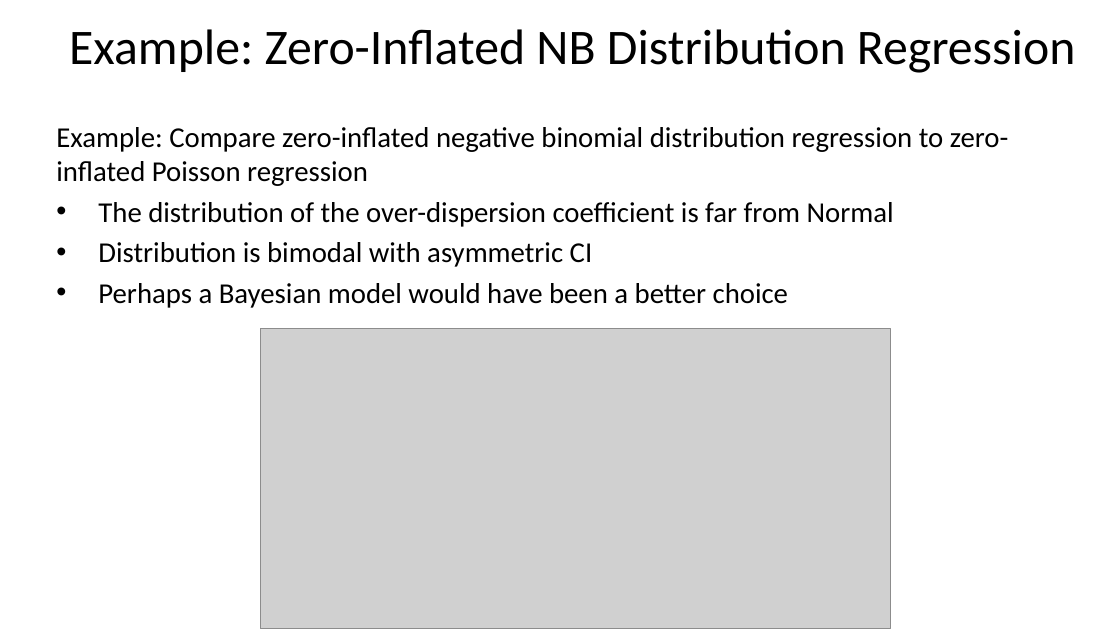
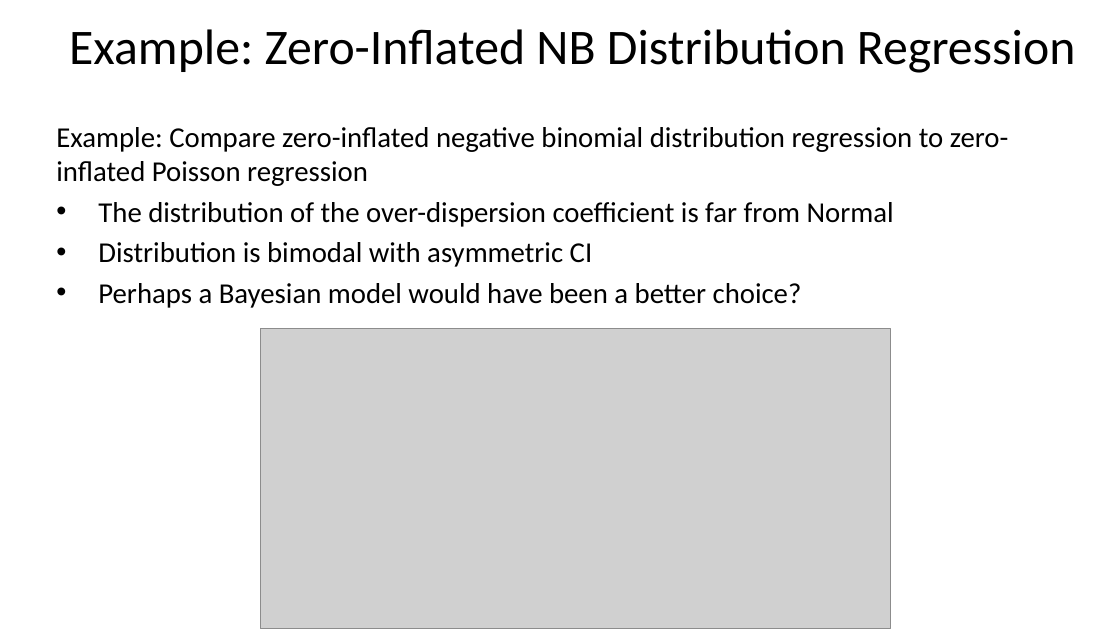
Before and after one commit to StephenElston/CSCI-E-83, a slide deck: slide 30 of LectureSlides/10b_ModelsFor OutliersAndOverdispersion.pptx. Drawn at 1120x630 pixels with LibreOffice and Linux fonts; fonts in the diff are those of the drawing; grey boxes stand for pictures. Boxes give left, top, right and bottom in pixels: in the first picture for what was removed or moved away, otherwise in the second. Text is boxed around its words. In the diff, an @@ line names an element or a change of style, - is before the commit and + after.

```diff
--- a/LectureSlides/10b_ModelsFor OutliersAndOverdispersion.pptx
+++ b/LectureSlides/10b_ModelsFor OutliersAndOverdispersion.pptx
@@ text at [98, 283, 802, 308]: text changed @@
-• Perhaps a Bayesian model would have been a better choice
+• Perhaps a Bayesian model would have been a better choice?
```
Also in this commit, not shown: 20 other slides changed, 1 slide added.
